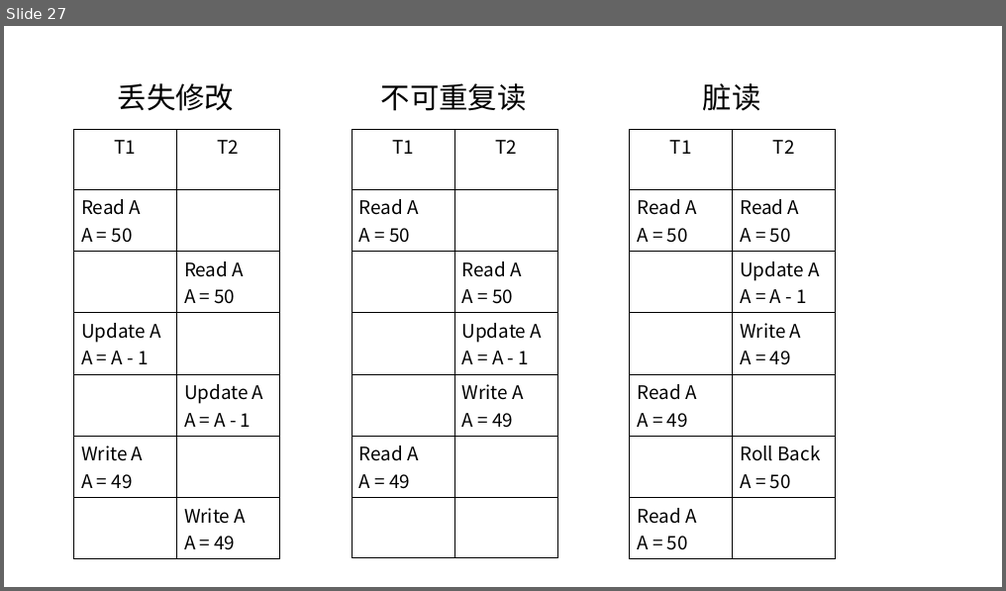
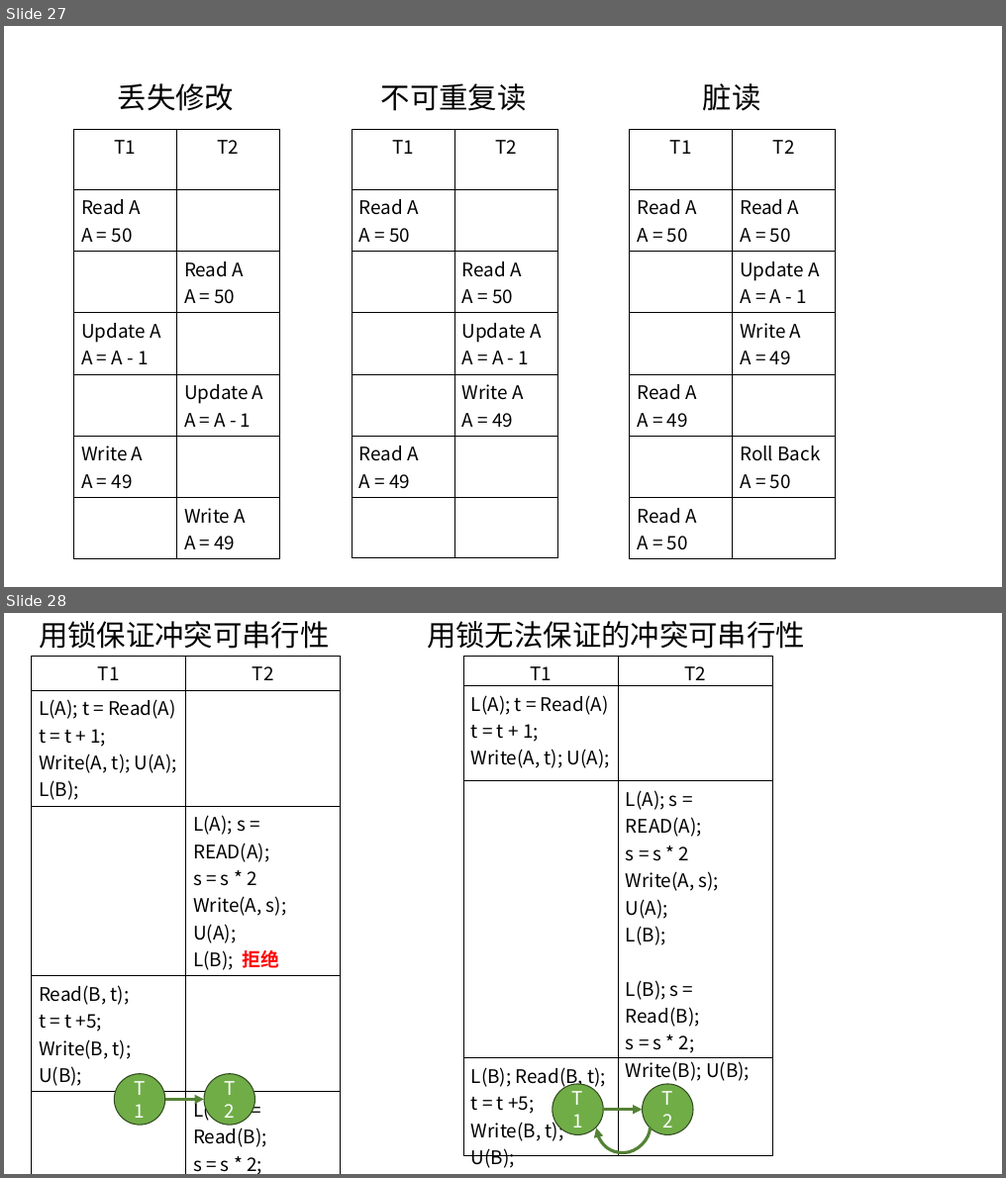
Before and after one commit to guofei9987/a, a slide deck: computer/database/database.pptx. Shown one above the other, each under a label of ours: slide 27 before the commit, slides 27 and 28 after it. The pictures are 1006x591 and 1006x1178 pixels, drawn with LibreOffice and Linux fonts; fonts in the diff are those of the drawing. Boxes give left, top, right and bottom in pixels: in the first picture for what was removed or moved away, otherwise in the second. Text is boxed around its words. In the diff, an @@ line names an element or a change of style, - is before the commit and + after.

```diff
--- a/computer/database/database.pptx
+++ b/computer/database/database.pptx
@@ slide 28 added at (x1=4, y1=613, x2=1002, y2=1174), background #FFFFFF @@
@@ text added at (x1=39, y1=621, x2=330, y2=649), 28 pt, text #000000 @@
+用锁保证冲突可串行性
@@ text added at (x1=427, y1=621, x2=805, y2=649), 28 pt, text #000000 @@
+用锁无法保证的冲突可串行性
@@ table added at (x1=31, y1=656, x2=340, y2=1174), 5 rows, 2 columns @@
+T1 | T2
+L(A); t = Read(A) / t = t + 1; / Write(A, t); U(A); / L(B); | 
+ | L(A); s = READ(A); / s = s * 2 / Write(A, s); U(A); / L(B); 拒绝
+Read(B, t); / t = t +5; / Write(B, t); U(B); | 
+ | L(B); s = Read(B); / s = s * 2; / Write(B); U(B);
@@ table added at (x1=463, y1=656, x2=772, y2=1172), 4 rows, 2 columns @@
+T1 | T2
+L(A); t = Read(A) / t = t + 1; / Write(A, t); U(A); | 
+ | L(A); s = READ(A); / s = s * 2 / Write(A, s); U(A); / L(B); / L(B); s = Read(B); / s = s * 2; / Write(B); U(B);
+L(B); Read(B, t); / t = t +5; / Write(B, t); U(B); | 
@@ ellipse added at (x1=114, y1=1074, x2=165, y2=1125), fill #70AD47, outline #314C1F 1 pt, 18 pt, text #FFFFFF @@
+T1
@@ ellipse added at (x1=204, y1=1074, x2=254, y2=1125), fill #70AD47, outline #314C1F 1 pt, 18 pt, text #FFFFFF @@
+T2
@@ ellipse added at (x1=552, y1=1084, x2=604, y2=1136), fill #70AD47, outline #314C1F 1 pt, 18 pt, text #FFFFFF @@
+T1
@@ ellipse added at (x1=643, y1=1084, x2=693, y2=1136), fill #70AD47, outline #314C1F 1 pt, 18 pt, text #FFFFFF @@
+T2
@@ arrow added from (165, 1100) to (204, 1100), #548235 3 pt @@
@@ arrow added from (604, 1110) to (643, 1110), #548235 3 pt @@
@@ curved arrow added from (650, 1128) to (596, 1128), #548235 3 pt @@
```
Also in this commit, not shown: 1 slide removed, 3 other files.
